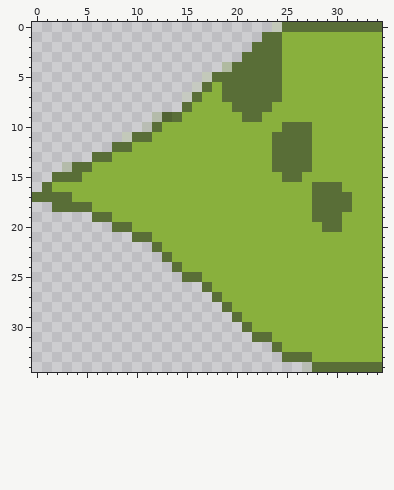
A pixel-art sprite gets an edit: img/png/snakes/green/snakeboi-tail.png. Above, as it was before the edit.
The file is 35x35 pixels. Pixels under 10% opacity are left out. Colours within 5 levels of each other are drawn and written as one.
And afterwards:
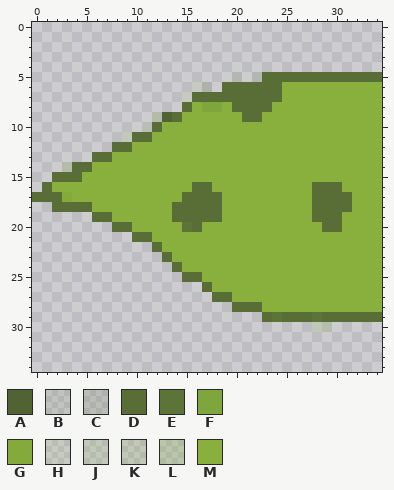
Palette (. is transparent): A #516333  B #596e371a  C #596e3729  D #596e37  E #5d7438  F #7fa63d  G #85aa3c  H #89b03d1a  J #89b03d26  K #89b03d2e  L #89b03d42  M #89b03d
Change:
Changed rows in their new state; - is an unchanged pixel.
first column x 3:
 0 ---------------------...........
 1 --------------------............
 2 -------------------.............
 3 ------------------..............
 4 ----------------................
 5 --------------...B.B--DDDDDDDDDD
 6 --------------C.----------------
 7 --------------DD----------------
 8 --------------FF----------------
10 ----------------------MMM-------
11 ---------------------MMMM-------
12 ---------------------MMMM-------
13 ---------------------MMMM-------
14 ---------------------MMMM-------
15 ----------------------MM--------
16 -------------DD-----------------
17 G-----------DDDD----------------
18 -----------DDDDD----------------
19 -----------DDDDD----------------
20 ------------ED------------------
first column x 19:
27 D---------------
28 .DDD------------
29 -...DEDDDEDDDDDD
30 --.......KJ.....
31 ---.............
32 -----...........
33 ------..........
34 --------........
Pixel boxes of the changes (left, top, right, bottom) in both pictures:
changed: (202, 22, 382, 112)
changed: (272, 122, 312, 182)
changed: (172, 182, 222, 232)
changed: (62, 192, 72, 202)
changed: (222, 292, 382, 372)
